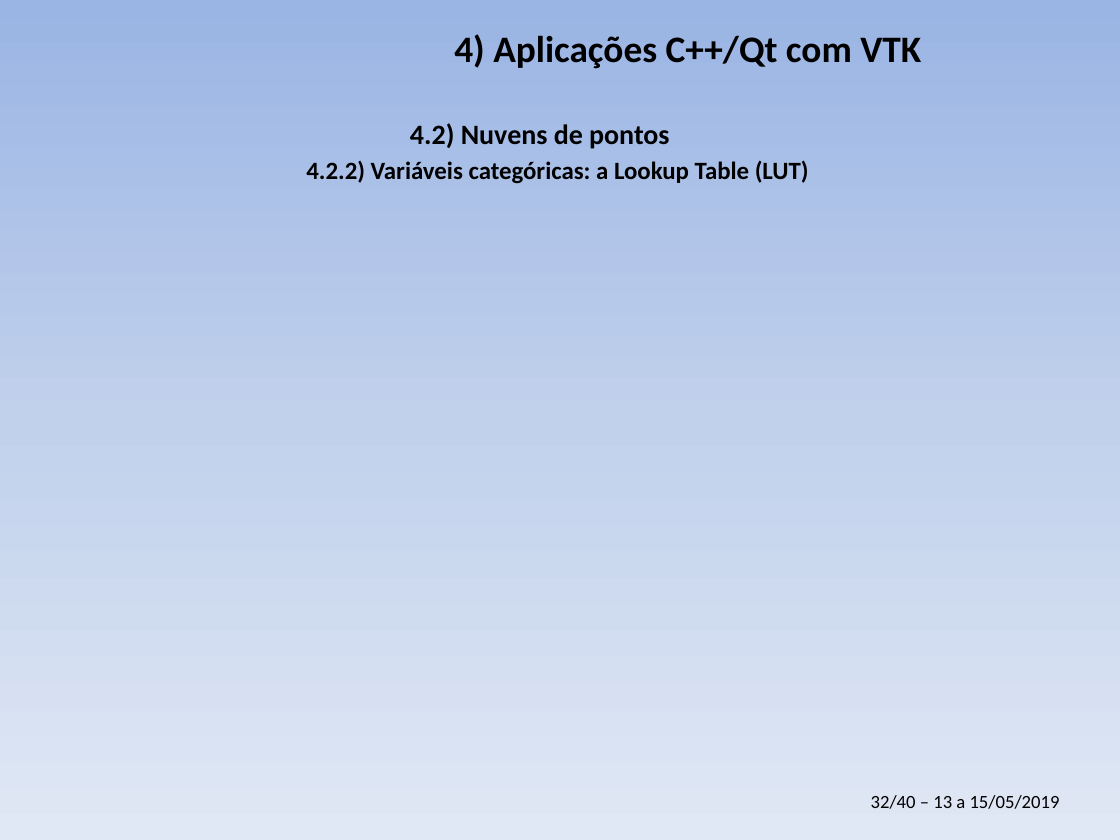
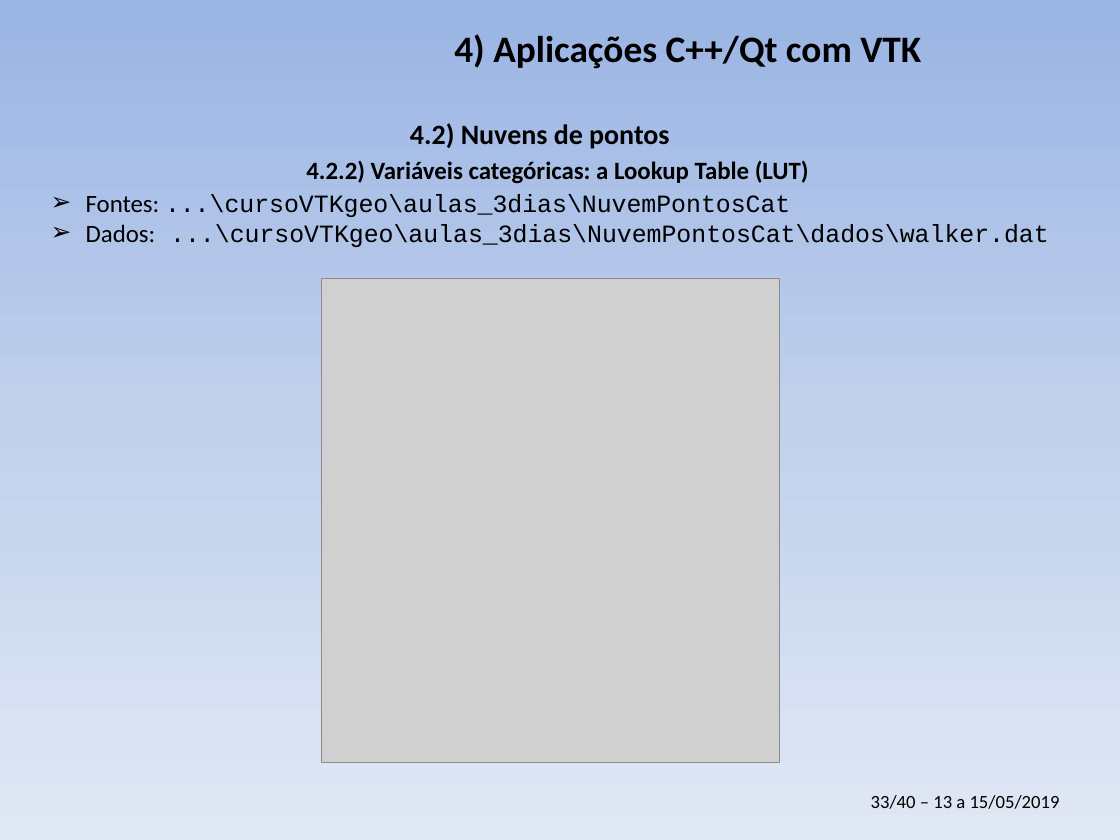
Before and after one commit to PauloCarvalhoRJ/cursoVTKgeo, a slide deck: slide 33 of aulas_3dias/slides_3dias.pptx (slide 32 before the commit). Drawn at 1120x840 pixels with LibreOffice and Linux fonts; fonts in the diff are those of the drawing; grey boxes stand for pictures; background and template pictures are left out. Boxes give left, top, right and bottom in pixels: in the first picture for what was removed or moved away, otherwise in the second. Text is boxed around its words. In the diff, an @@ line names an element or a change of style, - is before the commit and + after.

```diff
--- a/aulas_3dias/slides_3dias.pptx
+++ b/aulas_3dias/slides_3dias.pptx
@@ text added at box(86, 194, 1049, 247), 16 pt, text #000000 @@
+➢ Fontes: ...\cursoVTKgeo\aulas_3dias\NuvemPontosCat
+➢ Dados: ...\cursoVTKgeo\aulas_3dias\NuvemPontosCat\dados\walker.dat
@@ picture added at box(321, 279, 780, 763) @@
@@ text at box(871, 795, 1060, 809): text changed @@
-32/40 – 13 a 15/05/2019
+33/40 – 13 a 15/05/2019
```
Also in this commit, not shown: 5 other slides changed, 4 slides added.
